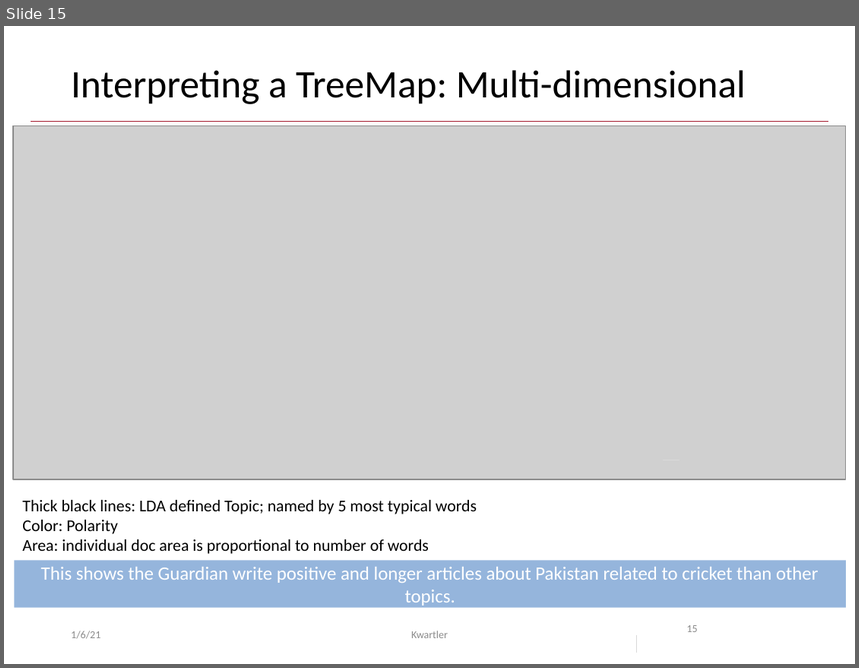
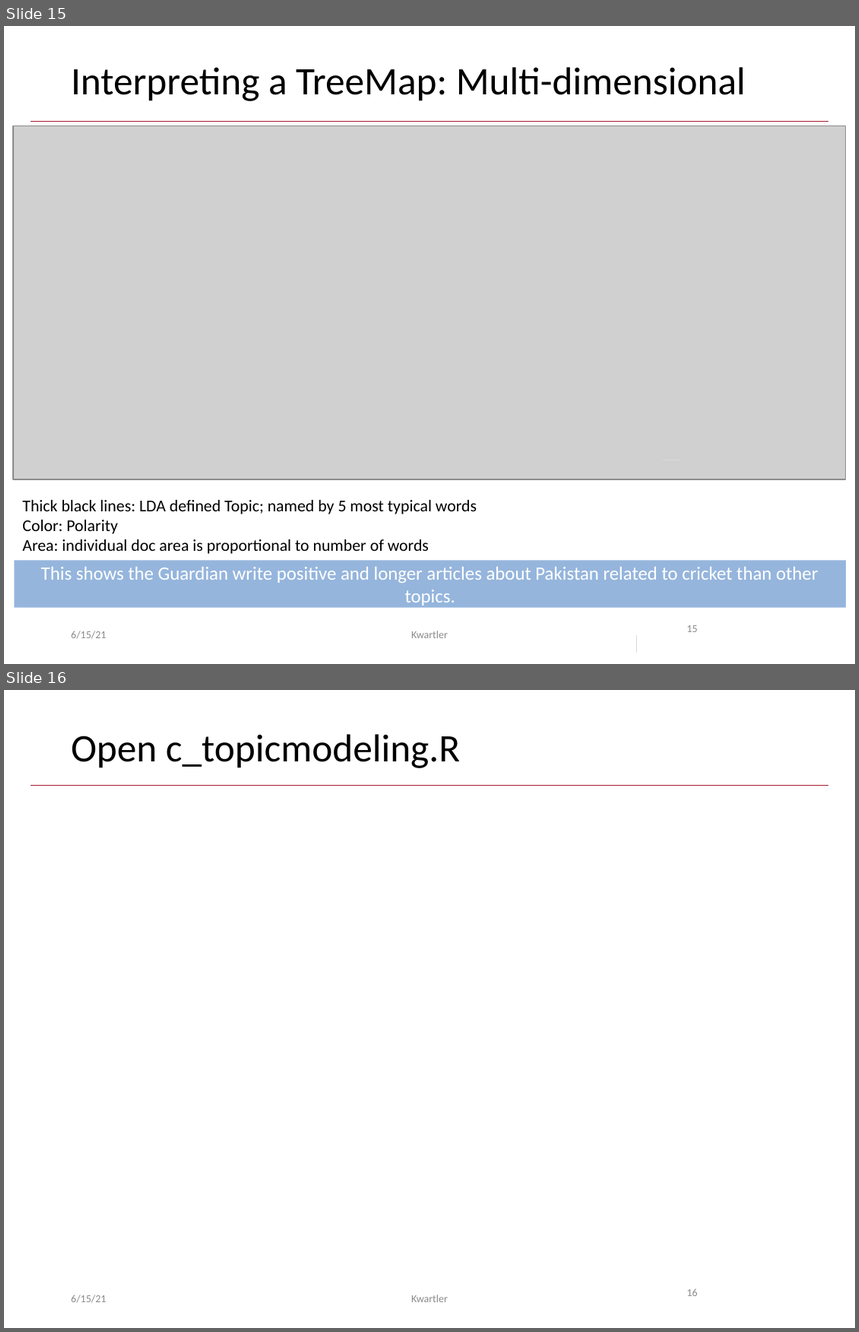
Before and after one commit to kwartler/GSERM_Text_Remote_student, a slide deck: student_lessons/C_Sentiment_Unsupervised/Day3_liveB_ClusteringReview.pptx. Shown one above the other, each under a label of ours: slide 15 before the commit, slides 15 and 16 after it. The pictures are 859x668 and 859x1332 pixels, drawn with LibreOffice and Linux fonts; fonts in the diff are those of the drawing; grey boxes stand for pictures; background and template pictures are left out. Boxes give left, top, right and bottom in pixels: in the first picture for what was removed or moved away, otherwise in the second. Text is boxed around its words. In the diff, an @@ line names an element or a change of style, - is before the commit and + after.

```diff
--- a/student_lessons/C_Sentiment_Unsupervised/Day3_liveB_ClusteringReview.pptx
+++ b/student_lessons/C_Sentiment_Unsupervised/Day3_liveB_ClusteringReview.pptx
@@ slide 16 added at bbox=[4, 690, 855, 1328], background #FFFFFF; not listed: 1 template element that a slide beside it also shows @@
@@ title added at bbox=[71, 734, 460, 768], 33 pt, text #000000 @@
+Open c_topicmodeling.R
@@ text added at bbox=[71, 1295, 106, 1303], 9 pt, text #8C8C8C @@
+6/15/21
@@ text added at bbox=[411, 1295, 448, 1303], 9 pt, text #8C8C8C @@
+Kwartler
@@ page number added at bbox=[687, 1289, 698, 1296], 9 pt, text #8C8C8C @@
+16
@@ slide 15 changed as well @@
@@ title "Interpreting a TreeMap: Multi-dimensional": place and size @@
-title "Interpreting a TreeMap: Multi-dimensional" at bbox=[71, 70, 746, 104]
+title "Interpreting a TreeMap: Multi-dimensional" at bbox=[71, 67, 746, 101]
@@ text at bbox=[71, 631, 106, 639]: text changed @@
-1/6/21
+6/15/21
```
Also in this commit, not shown: 43 other slides changed, 13 other files.
